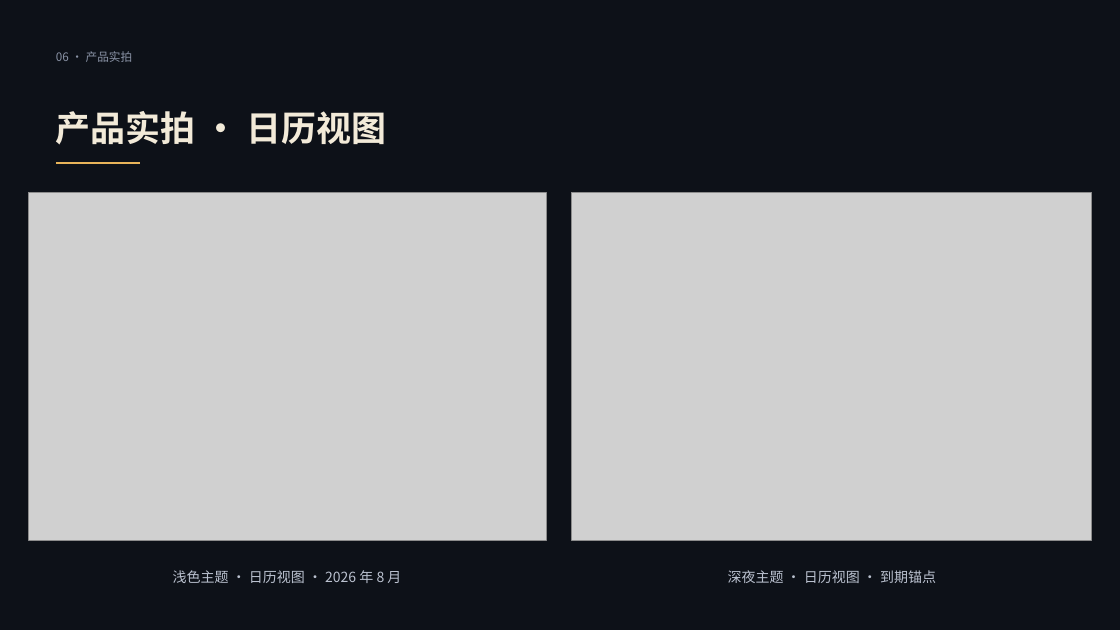
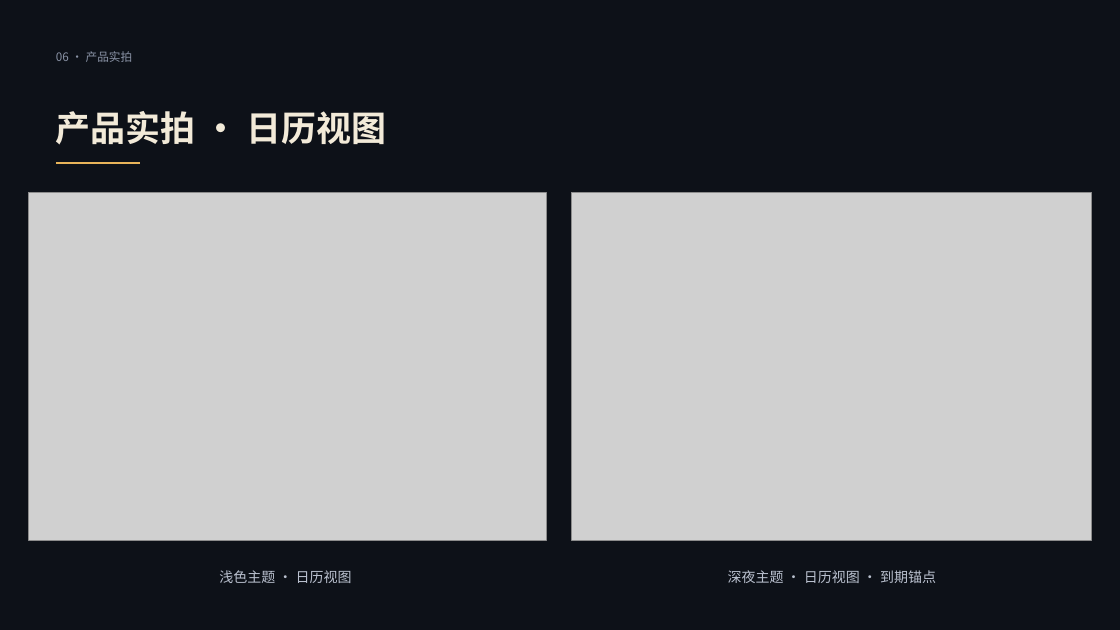
Before and after one commit to joeezhzz/shiguang, a slide deck: slide 13 of docs/拾光_Shiguang_项目展示.pptx. Drawn at 1120x630 pixels with LibreOffice and Linux fonts; fonts in the diff are those of the drawing; grey boxes stand for pictures. Boxes give left, top, right and bottom in pixels: in the first picture for what was removed or moved away, otherwise in the second. Text is boxed around its words. In the diff, an @@ line names an element or a change of style, - is before the commit and + after.

```diff
--- a/docs/拾光_Shiguang_项目展示.pptx
+++ b/docs/拾光_Shiguang_项目展示.pptx
@@ text at <box>219,570,352,583</box>: text changed @@
-浅色主题 · 日历视图 · 2026 年 8 月
+浅色主题 · 日历视图
```
Also in this commit, not shown: 2 other slides changed, 1 other file.
